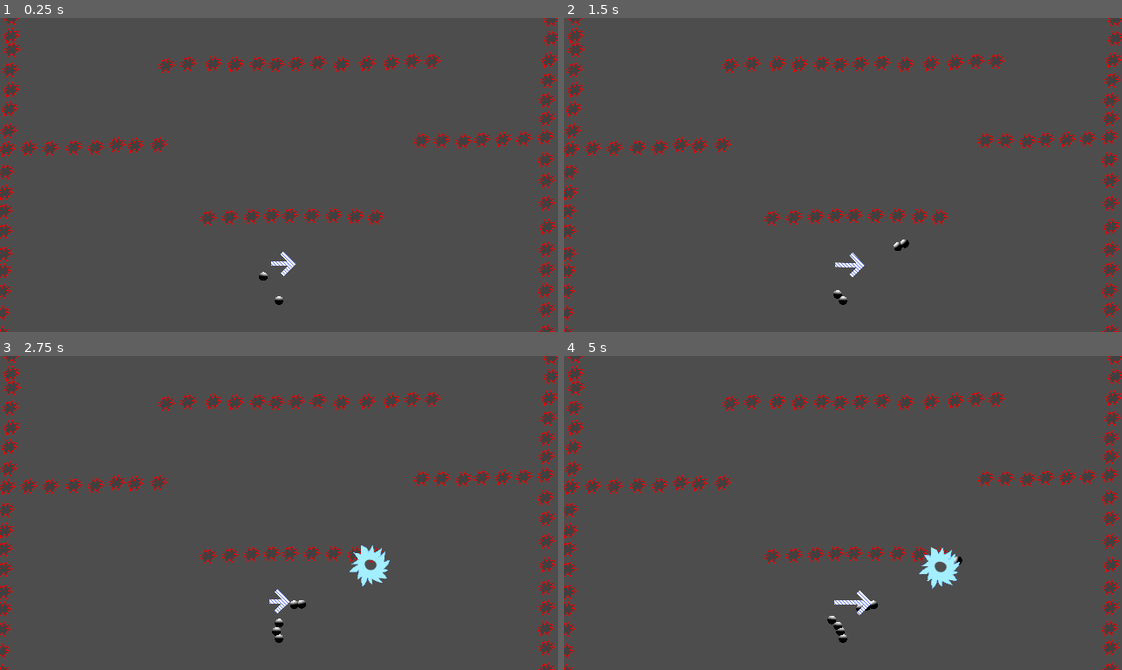
Above: before the commit, frames 1-4 (two rows, left to right).
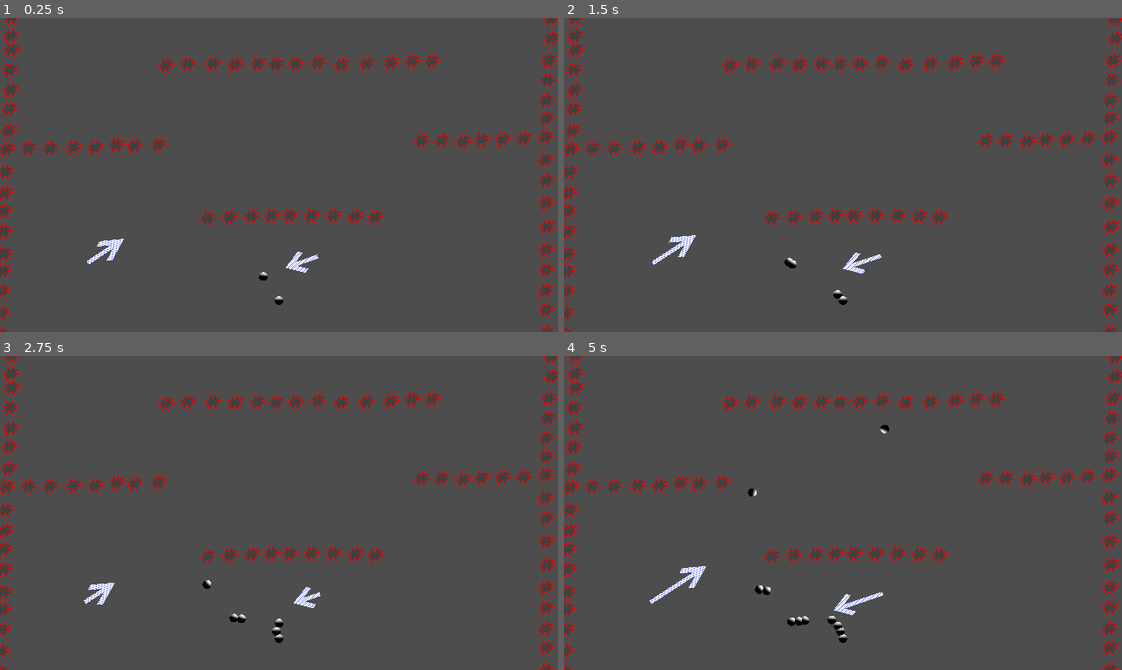
Above: after the commit, the same moments.

Repository: Raattis/ggj25
Game: Godot game, scene res://riku/maailma.tscn
Two runs of this game, one before a commit and one after it. Both use one fixed random seed, a clock stepped at 60 frames per second and the inputs below. The engine's default icon, where the game draws it, is replaced by a stand-in: a white triangle on a blue panel in a dark square.
Inputs (mouse positions are in pixels of both pictures, inside the frame that each line leads up to):
- Up to frame 1 (0.25 s): no input
- Up to frame 2 (1.5 s): move the mouse to (965, 159) at 0.52 s; hold Space (launch) 0.53-1.28 s; move the mouse to (731, 190) at 1.27 s; tap Middle mouse button (move_camera) at 1.35 s
- Up to frame 3 (2.75 s): move the mouse to (334, 443) at 2.02 s; press the mouse at (334, 443) at 2.03 s
- Up to frame 4 (5 s): move the mouse to (815, 575) at 2.77 s; release the mouse at (815, 575) at 2.78 s; tap Space (launch) at 2.85 s; move the mouse to (1010, 560) at 3.52 s; hold Middle mouse button (move_camera) 3.53-4.28 s; move the mouse to (675, 465) at 4.27 s; click (675, 465) at 4.35 s

The runs differ from the first frame. In frame 1, 0.4% of the frame differs, in the area x 15-58%, y 70-83%; in frame 2, 0.5%; in frame 3, 1.1%; in frame 4, 1.3%, in the area x 15-72%, y 21-87%.

Commit message:
Nuolet käänmtyy
koodi kääntuii

Diff:
--- a/godot-project/riku/maailma.tscn
+++ b/godot-project/riku/maailma.tscn
@@ -287,8 +287,13 @@
 scale = Vector2(24.1192, 0.469113)
 
 [node name="vittu viratanne" parent="." instance=ExtResource("9_3c7bh")]
-position = Vector2(331, 280)
-scale = Vector2(0.1, 0.1)
-suunta = Vector2(1000, 0)
+position = Vector2(129, 260)
+rotation = -0.582529
+scale = Vector2(0.175746, 0.0923746)
+
+[node name="the virtanen" parent="." instance=ExtResource("9_3c7bh")]
+position = Vector2(339, 284)
+rotation = 2.80721
+scale = Vector2(0.137064, 0.090799)
 
 [connection signal="body_entered" from="cluster" to="cluster" method="_on_body_entered"]
--- a/godot-project/vesa/virtanen.gd
+++ b/godot-project/vesa/virtanen.gd
@@ -1,20 +1,17 @@
 extends Area2D
 
-@export var suunta:= Vector2(0,0);;;;
-
+@export var voima:= 1
 var kuplat:Array[Cluster]
 
 var passed_time = 0
 
-func virtaus(delta):
-	pass
-
-
 func _physics_process(delta: float) -> void:
+	var suunta = Vector2(1,0).rotated(rotation);
 	for kupla in kuplat:
-		kupla.apply_force(suunta);
+		kupla.apply_force(suunta * voima);
 
 func _process(delta: float):
+	print(	rotation);
 	pass
 
 func _on_body_entered(body: Node2D) -> void:
--- a/godot-project/vesa/virtanen.tscn
+++ b/godot-project/vesa/virtanen.tscn
@@ -11,7 +11,7 @@
 collision_layer = 0
 collision_mask = 2
 script = ExtResource("2_ay0yp")
-suunta = Vector2(10, 0)
+voima = 1000
 
 [node name="CollisionShape2D" type="CollisionShape2D" parent="."]
 position = Vector2(2, 13)
